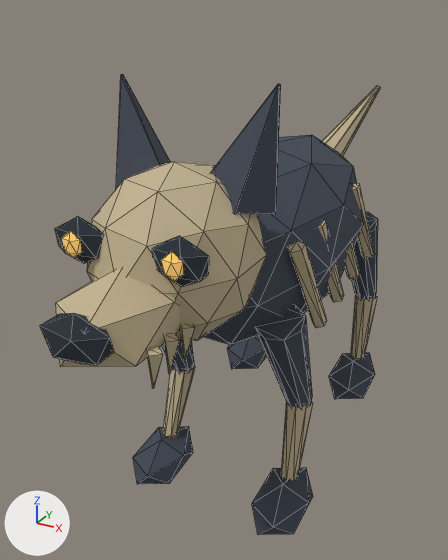
An edit to the glTF model public/models/characters/crypt_hound.glb, drawn before and after from the same camera.
One viewpoint serves both versions: a camera (50 mm lens) standing at (0.74, -1.782, 1.342) and looking at (-0.145, -0.174, 0.538). The lights are fixed; the arrows at lower left show +X, +Y and +Z. The first picture is the older version. Both versions are drawn at frame 7 of the action 'attack'; the numbers are the values there. Mesh edges are drawn as thin lines.

Names of what the first picture shows: 'Bone ankle.002', 'Clawed paw', 'Clawed paw.002', 'Clawed paw.003', 'Deep eye socket.011', 'Hound ribcage', 'Hound shank.002', 'Hound skull', 'Long muzzle', 'Nose', 'Torn ear', 'Torn ear.001' and 16 more.
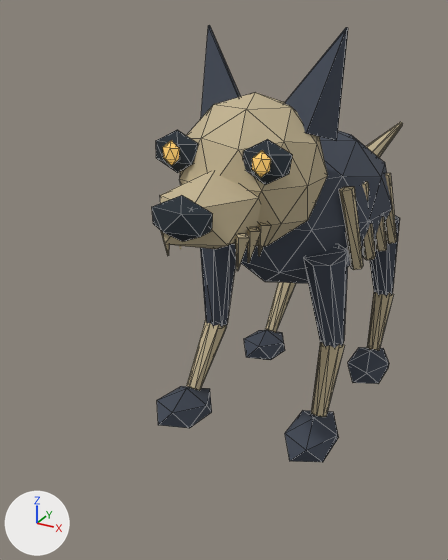
Not drawn themselves, but carrying or shaping drawn objects: ob_joint_body_007, ob_joint_head_003, ob_joint_leg_1_0_001, ob_joint_leg_1_1_001, ob_joint_leg__1_0_001, ob_joint_leg__1_1_001.

Boxes [x1, y1, x2, y2] around the edits, measured in the pictures (448 x 560 px):
'Hound skull', moved, turned
    before: [87, 162, 266, 340]
    after: [179, 92, 328, 246]
'Hound ribcage', moved, turned
    before: [203, 135, 364, 345]
    after: [229, 130, 392, 283]
'Long muzzle', moved, turned
    before: [56, 270, 180, 367]
    after: [160, 171, 261, 249]
'Torn ear.001', moved, turned
    before: [211, 84, 281, 214]
    after: [285, 27, 348, 141]
'Hound shank.002', moved, turned
    before: [255, 305, 312, 409]
    after: [304, 244, 348, 348]
'Clawed paw.002', moved, turned
    before: [252, 468, 313, 535]
    after: [285, 410, 339, 462]
'Torn ear', moved, turned
    before: [116, 74, 170, 189]
    after: [201, 25, 241, 118]
'Nose', moved, turned
    before: [40, 313, 114, 365]
    after: [152, 195, 213, 241]
'Clawed paw', moved, turned
    before: [133, 426, 193, 484]
    after: [157, 386, 212, 428]
'Bone ankle.002', moved, turned
    before: [281, 400, 313, 481]
    after: [311, 343, 344, 417]
'Deep eye socket.011', moved, turned
    before: [152, 236, 209, 286]
    after: [243, 139, 293, 185]
'Hound shank', moved, turned
    before: [161, 339, 194, 373]
    after: [200, 245, 236, 327]
'Exposed rib.004', moved, turned
    before: [287, 242, 326, 328]
    after: [339, 187, 363, 270]
'Bone ankle', moved, turned
    before: [162, 366, 195, 437]
    after: [186, 320, 227, 391]
'Hound shank.003', moved, turned
    before: [351, 212, 378, 301]
    after: [370, 215, 400, 296]
'Clawed paw.003', moved, turned
    before: [329, 353, 375, 399]
    after: [348, 347, 389, 384]
'Deep eye socket.010', moved, turned
    before: [55, 216, 102, 264]
    after: [156, 130, 198, 173]
'Bone ankle.003', moved, turned
    before: [350, 296, 377, 359]
    after: [367, 292, 393, 350]
'Skeletal tail', moved, turned
    before: [322, 86, 380, 156]
    after: [366, 122, 403, 157]
'Clawed paw.001', moved, turned
    before: [227, 336, 267, 369]
    after: [244, 330, 285, 360]
'Exposed rib.007', moved, turned
    before: [352, 183, 373, 258]
    after: [384, 173, 397, 244]
'Exposed rib.005', moved, turned
    before: [318, 221, 344, 302]
    after: [362, 182, 376, 260]
'Amber iris.011', moved, turned
    before: [161, 252, 183, 282]
    after: [252, 151, 271, 177]
'Bone ankle.001', moved, turned (not visible before)
    after: [265, 282, 296, 333]
'Fang.005', moved, turned
    before: [147, 346, 163, 388]
    after: [235, 233, 250, 271]
'Amber iris.010', moved, turned
    before: [61, 230, 81, 258]
    after: [163, 140, 180, 166]
'Fang.004', moved, turned
    before: [164, 333, 179, 373]
    after: [247, 227, 261, 263]
'Exposed rib.006', moved, turned
    before: [345, 242, 359, 279]
    after: [374, 217, 387, 251]
'Fang.003', moved, turned
    before: [180, 324, 195, 360]
    after: [258, 223, 271, 256]
'Fang.002', moved, turned (not visible before)
    after: [160, 230, 169, 256]

Edits to the bpy script that builds the scene:
```text
Change ob_joint_body_007:
    ob_joint_body_007.location: (0.0, -0.178, 0.72) -> (0.0, 0.164, 0.72)
    ob_joint_body_007.rotation_euler: (0.129, 0.0, 0.0) -> (-0.121, 0.0, 0.0)  # degrees (7.4, 0, 0) -> degrees (-6.9, 0, 0)
Change ob_joint_head_003:
    ob_joint_head_003.rotation_euler: (-0.0971, 0.0, 0.0) -> (0.081, 0.0, 0.0)  # degrees (-5.6, 0, 0) -> degrees (4.6, 0, 0)
Change ob_joint_leg_1_0_001:
    ob_joint_leg_1_0_001.rotation_euler: (0.0, 0.0, 0.0) -> (0.0767, 0.0, 0.0)  # degrees (0, 0, 0) -> degrees (4.4, 0, 0)
Change ob_joint_leg_1_1_001:
    ob_joint_leg_1_1_001.rotation_euler: (0.0, 0.0, 0.0) -> (0.0767, 0.0, 0.0)  # degrees (0, 0, 0) -> degrees (4.4, 0, 0)
Change ob_joint_leg__1_0_001:
    ob_joint_leg__1_0_001.rotation_euler: (0.0, 0.0, 0.0) -> (-0.0767, 0.0, 0.0)  # degrees (0, 0, 0) -> degrees (-4.4, 0, 0)
Change ob_joint_leg__1_1_001:
    ob_joint_leg__1_1_001.rotation_euler: (0.0, 0.0, 0.0) -> (-0.0767, 0.0, 0.0)  # degrees (0, 0, 0) -> degrees (-4.4, 0, 0)
```
